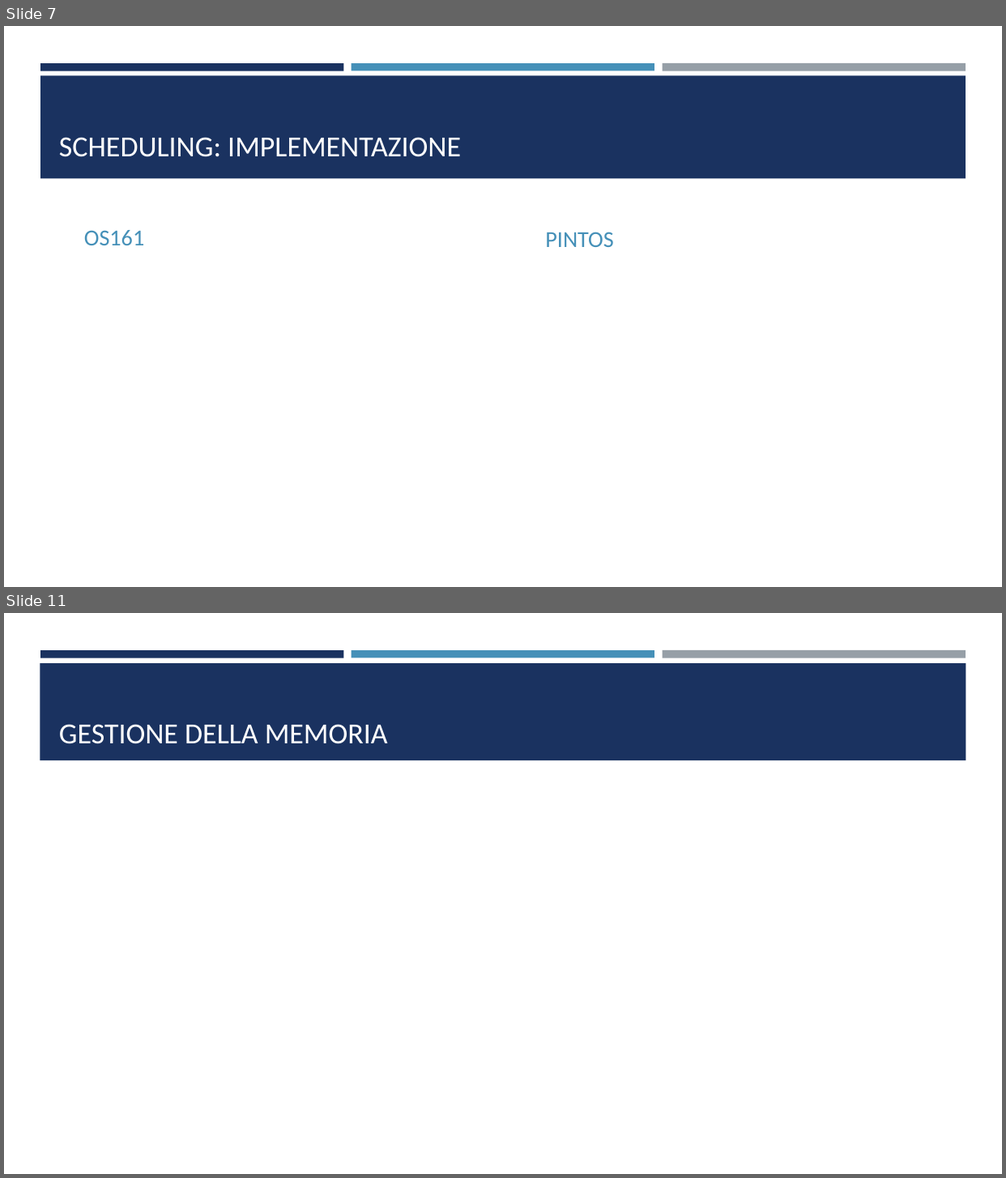
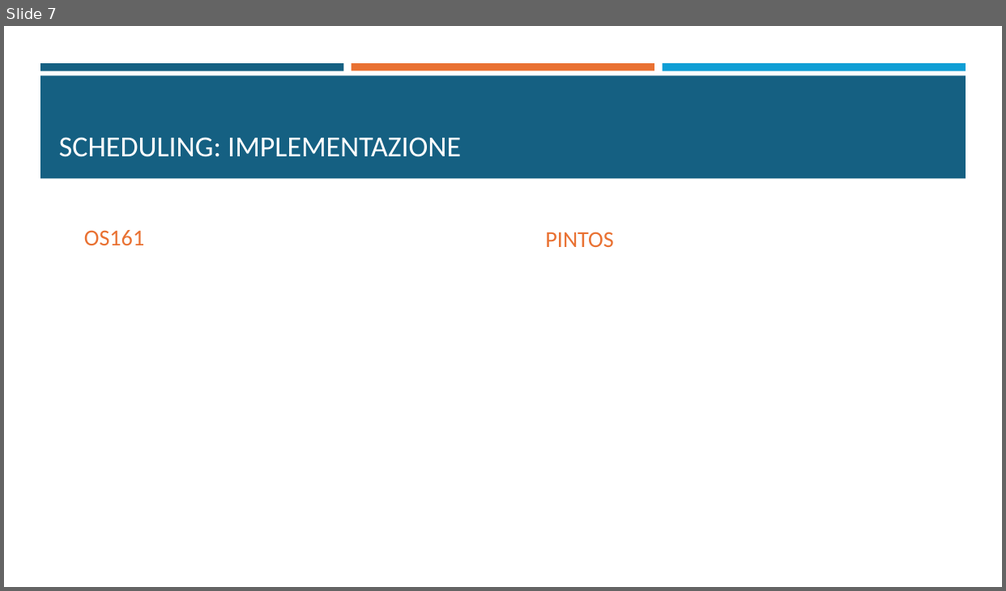
Before and after one commit to fraancyM/PintOS, a slide deck: Progetto_SO.pptx. Shown one above the other, each under a label of ours: slides 7 and 11 before the commit, slide 7 after it; the slides between them are not shown. The pictures are 1006x1178 and 1006x591 pixels, drawn with LibreOffice and Linux fonts; fonts in the diff are those of the drawing. Boxes give left, top, right and bottom in pixels: in the first picture for what was removed or moved away, otherwise in the second. Text is boxed around its words. In the diff, an @@ line names an element or a change of style, - is before the commit and + after.

```diff
--- a/Progetto_SO.pptx
+++ b/Progetto_SO.pptx
@@ slide 11 removed at box(4, 613, 1002, 1174), background #FFFFFF; not listed: 3 template elements that a slide beside it also shows @@
@@ rectangle removed at box(40, 663, 966, 760) @@
@@ title removed at box(59, 724, 388, 744) @@
-GESTIONE DELLA MEMORIA
@@ slide 7 changed as well @@
@@ rectangle at box(40, 63, 344, 71): fill #1A3260 to #156082 @@
@@ rectangle at box(351, 63, 654, 71): fill #4590B8 to #E97132 @@
@@ rectangle at box(662, 63, 965, 71): fill #969FA7 to #0F9ED5 @@
@@ rectangle at box(40, 75, 966, 179): fill #1A3260 to #156082 @@
@@ text "OS161" at box(84, 230, 144, 246): text colour #4590B8 to #E97132 @@
@@ text "PINTOS" at box(545, 232, 613, 247): text colour #4590B8 to #E97132 @@
```
Also in this commit, not shown: 6 other slides changed, 2 slides added, 9 other slides removed.
